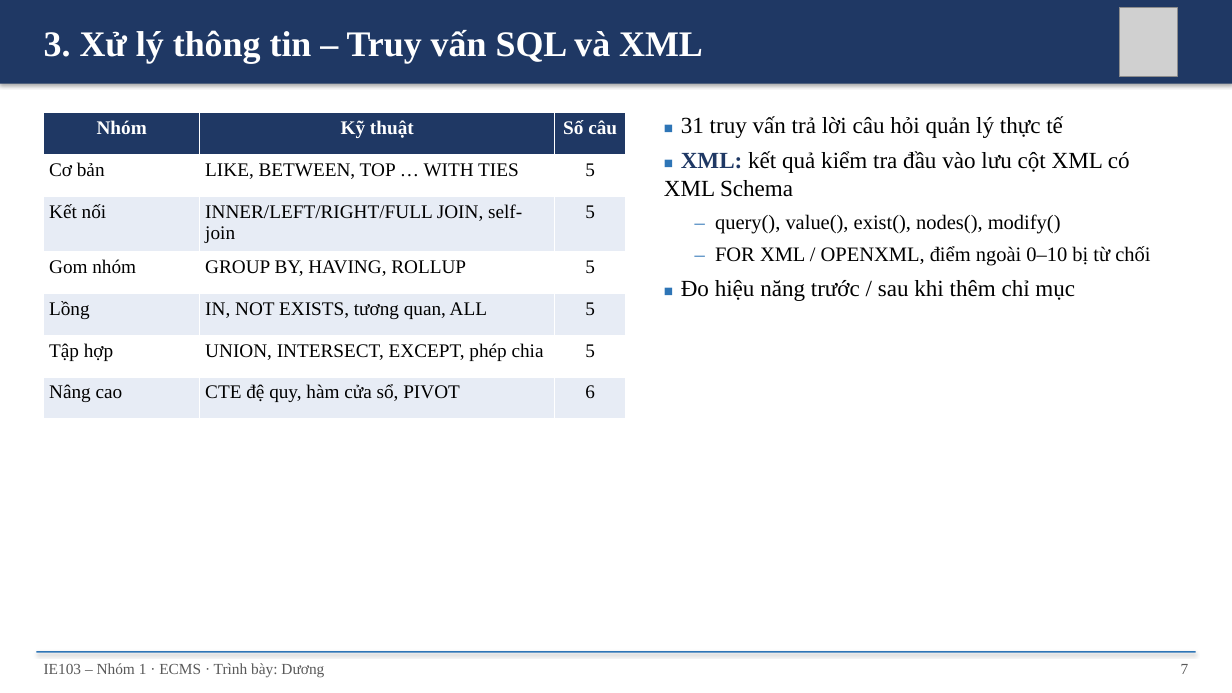
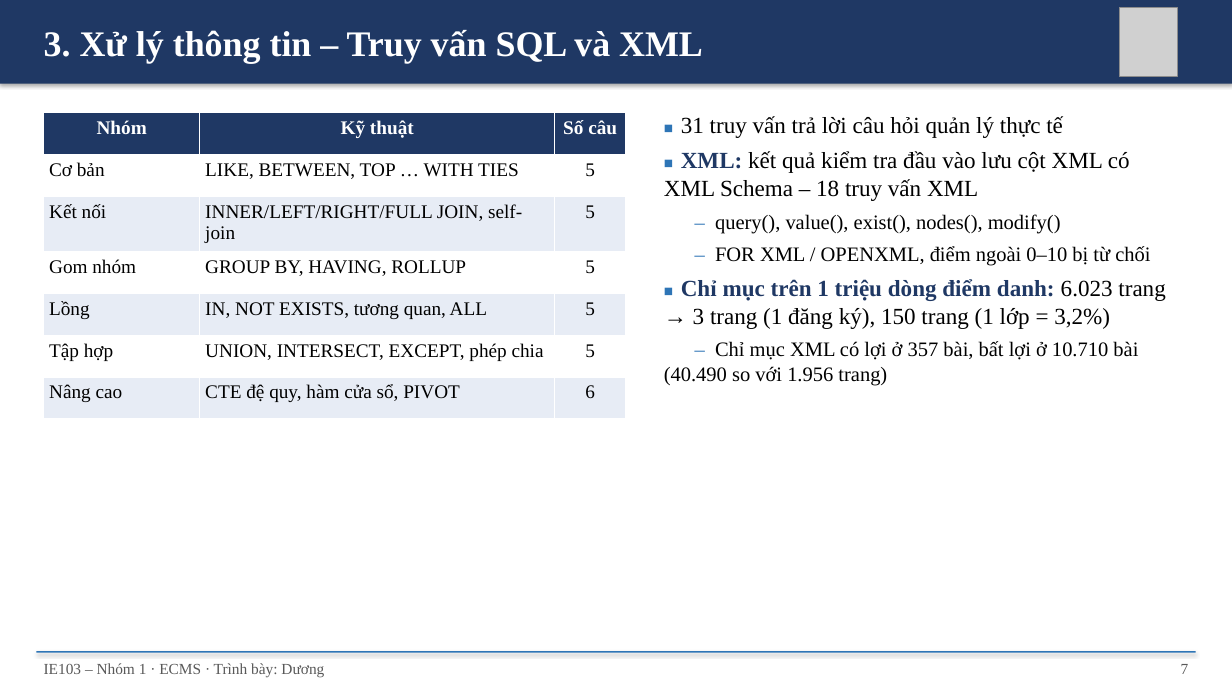
Before and after one commit to nhutruong-uit/ecms, a slide deck: slide 7 of slides/ECMS_Nhom1.pptx. Drawn at 1232x693 pixels with LibreOffice and Linux fonts; fonts in the diff are those of the drawing; grey boxes stand for pictures. Boxes give left, top, right and bottom in pixels: in the first picture for what was removed or moved away, otherwise in the second. Text is boxed around its words. In the diff, an @@ line names an element or a change of style, - is before the commit and + after.

```diff
--- a/slides/ECMS_Nhom1.pptx
+++ b/slides/ECMS_Nhom1.pptx
@@ text at [664, 151, 1130, 201]: text changed @@
-■ XML: kết quả kiểm tra đầu vào lưu cột XML có XML Schema
+■ XML: kết quả kiểm tra đầu vào lưu cột XML có XML Schema – 18 truy vấn XML
@@ text at [664, 279, 1165, 386]: text changed @@
-■ Đo hiệu năng trước / sau khi thêm chỉ mục
+■ Chỉ mục trên 1 triệu dòng điểm danh: 6.023 trang → 3 trang (1 đăng ký), 150 trang (1 lớp = 3,2%)
+– Chỉ mục XML có lợi ở 357 bài, bất lợi ở 10.710 bài (40.490 so với 1.956 trang)
```
Also in this commit, not shown: 12 other slides changed, 4 other files.
